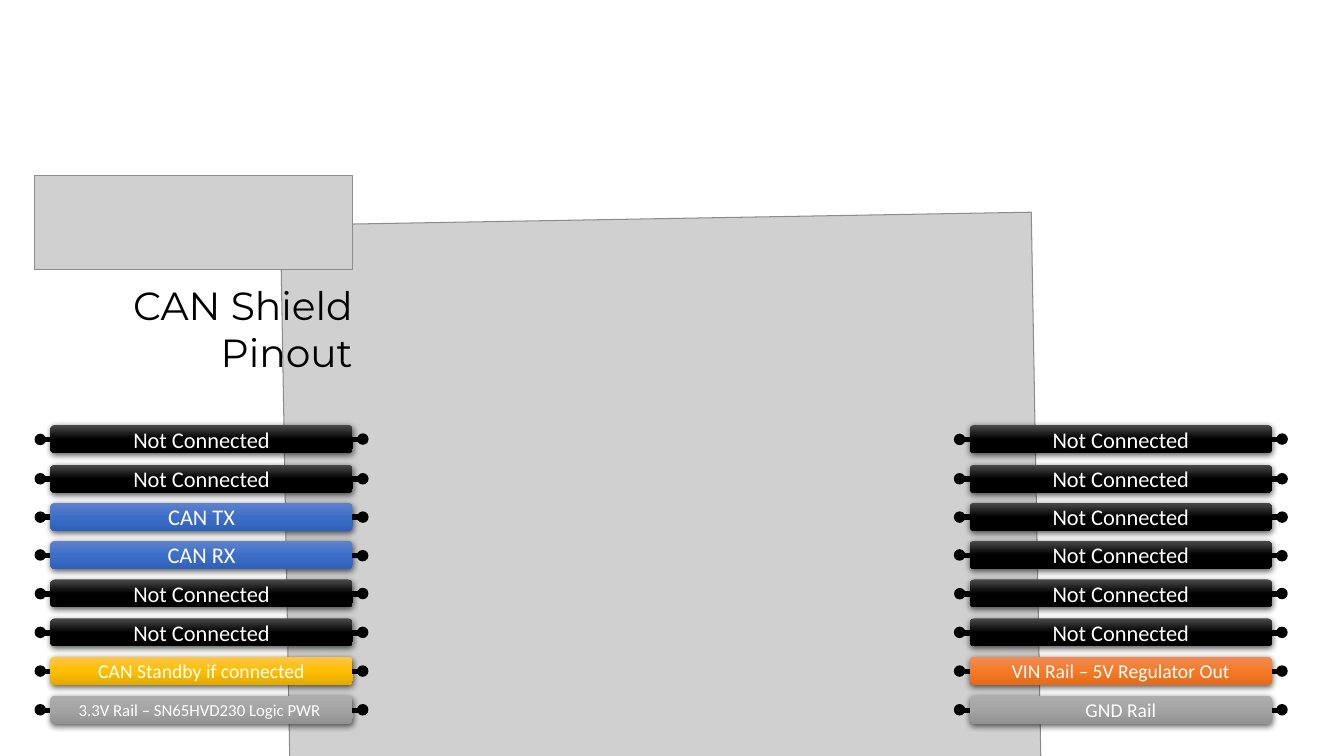
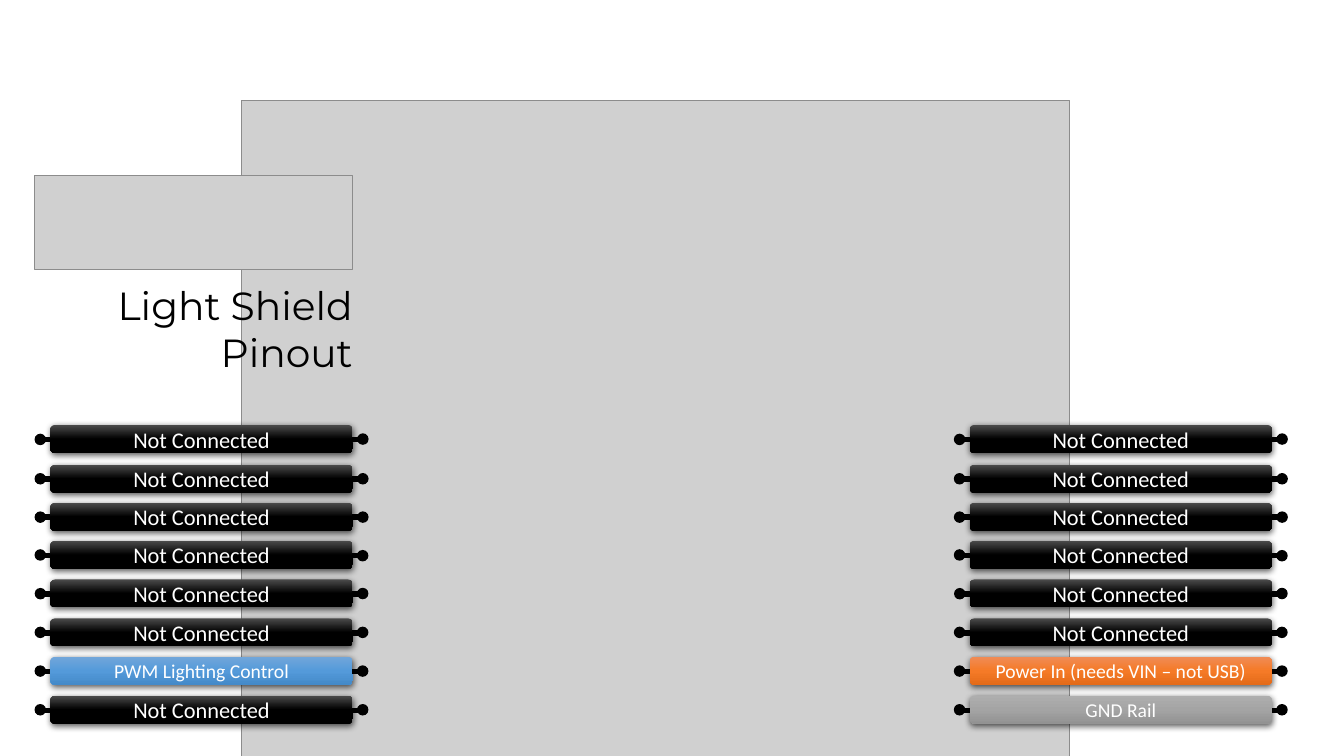
Before and after one commit to openmv/openmv-media, a slide deck: slide 1 of boards/light-shield/light-shield-pinout.pptx. Drawn at 1344x756 pixels with LibreOffice and Linux fonts; fonts in the diff are those of the drawing; grey boxes stand for pictures. Boxes give left, top, right and bottom in pixels: in the first picture for what was removed or moved away, otherwise in the second. Text is boxed around its words. In the diff, an @@ line names an element or a change of style, - is before the commit and + after.

Commit message:
Fix PPT file

```diff
--- a/boards/light-shield/light-shield-pinout.pptx
+++ b/boards/light-shield/light-shield-pinout.pptx
@@ picture at box(242, 100, 1070, 756): rotation 359 to 0 degrees @@
@@ text "Light Shield": place and size @@
-text "Light Shield" at box(133, 282, 353, 377)
+text "Light Shield" at box(118, 282, 353, 377)
@@ text at box(118, 282, 353, 330): text changed @@
-CAN Shield
+Light Shield
@@ rounded rectangle "Not Connected" at box(50, 503, 353, 531): fill gradient #6183CB to #3E70CA to #3062BB to gradient #4B4B4B to #000000 @@
@@ text in rounded rectangle at box(133, 509, 270, 525): text changed @@
-CAN TX
+Not Connected
@@ rounded rectangle "Not Connected" at box(50, 541, 353, 570): fill gradient #6183CB to #3E70CA to #3062BB to gradient #4B4B4B to #000000 @@
@@ text in rounded rectangle at box(133, 547, 270, 570): text changed @@
-CAN RX
+Not Connected
@@ rounded rectangle "PWM Lighting Control" at box(50, 657, 353, 686): fill gradient #FFC64B to #FFC000 to #E3AB00 to gradient #71A6DB to #559BDB to #448ACA @@
@@ text in rounded rectangle at box(114, 664, 289, 682): text changed @@
-CAN Standby if connected
+PWM Lighting Control
@@ text in rounded rectangle at box(996, 664, 1245, 681): text changed @@
-VIN Rail – 5V Regulator Out
+Power In (needs VIN – not USB)
@@ rounded rectangle "Not Connected" at box(50, 696, 353, 724): fill gradient #AFAFAF to #A5A5A5 to #939393 to gradient #4B4B4B to #000000 @@
@@ text in rounded rectangle at box(133, 702, 270, 718): text changed; size 12 to 16 pt @@
-3.3V Rail – SN65HVD230 Logic PWR
+Not Connected
```
